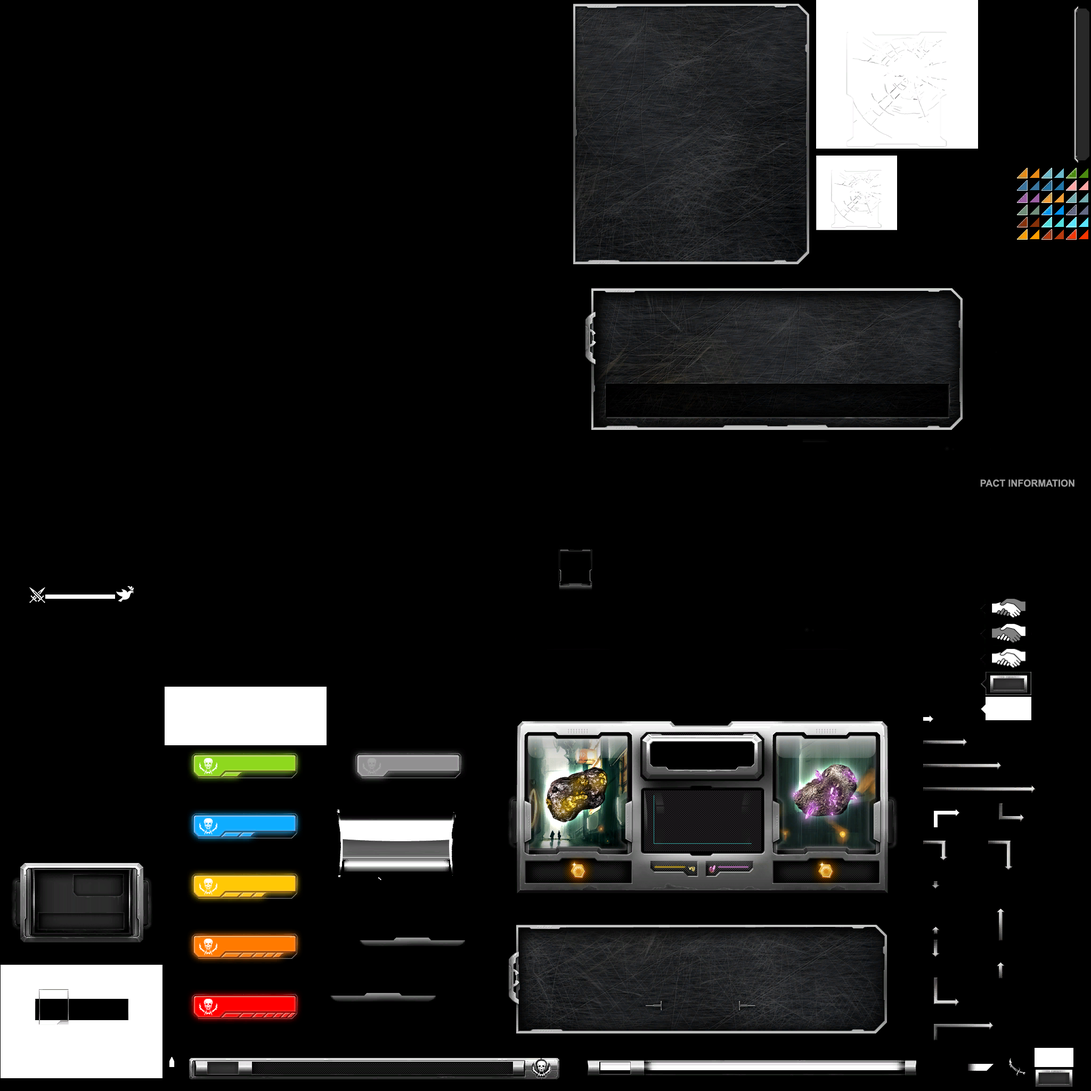
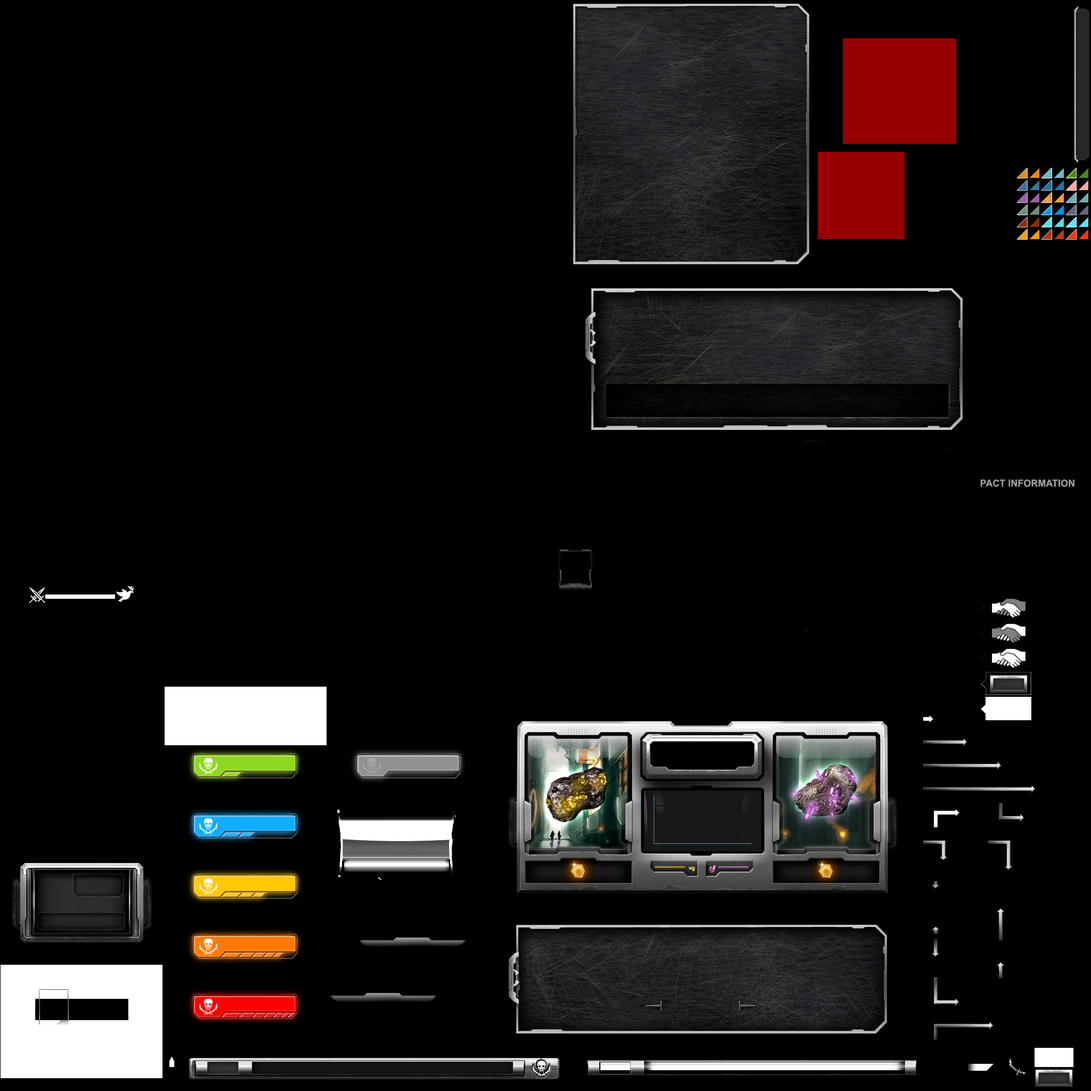
Layer changes from the first 1091x1091 image to the second:
added layer "Shape 1" above "Layer 7" over left=818, top=38, right=957, bottom=240
painted on "Layer 2" over left=816, top=0, right=979, bottom=239
